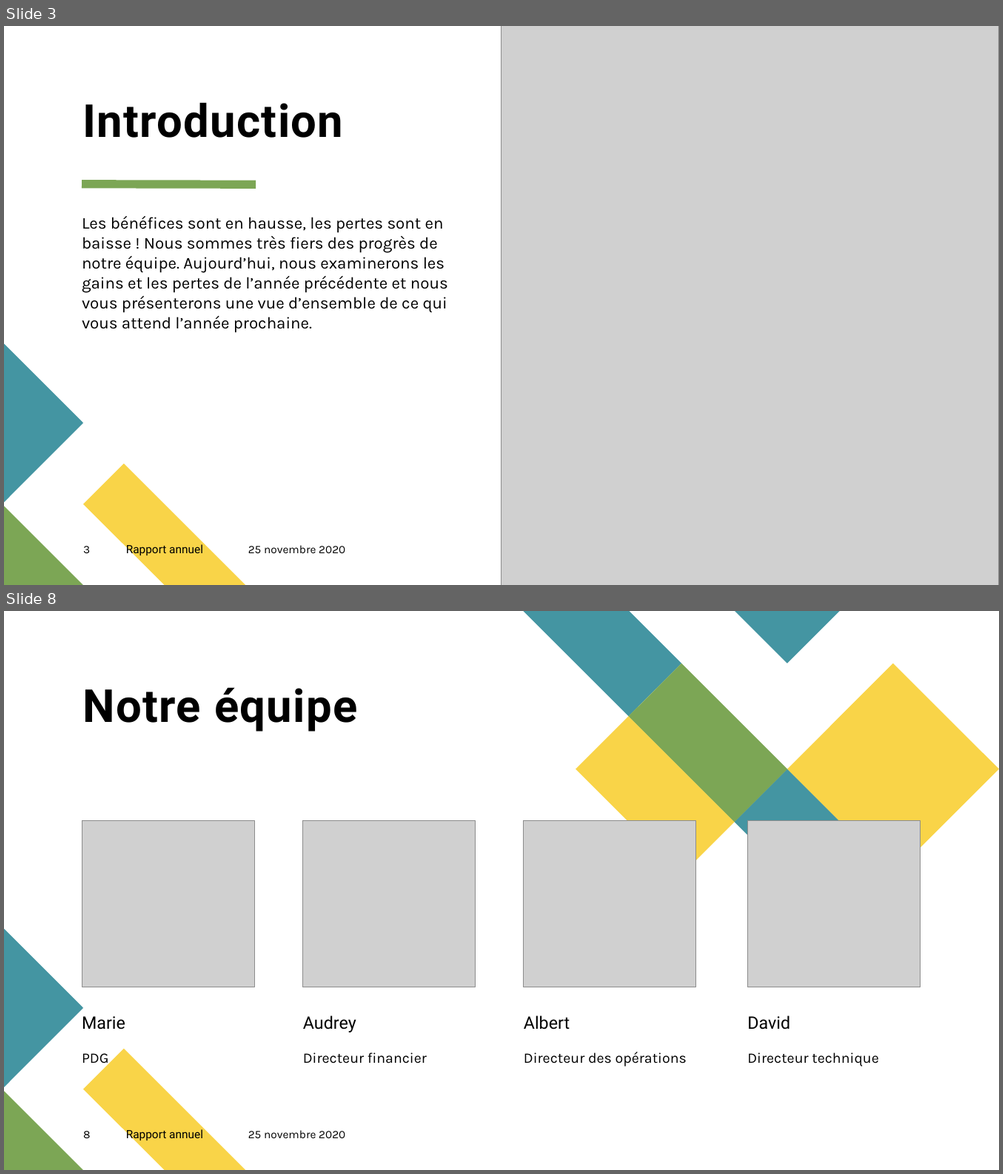
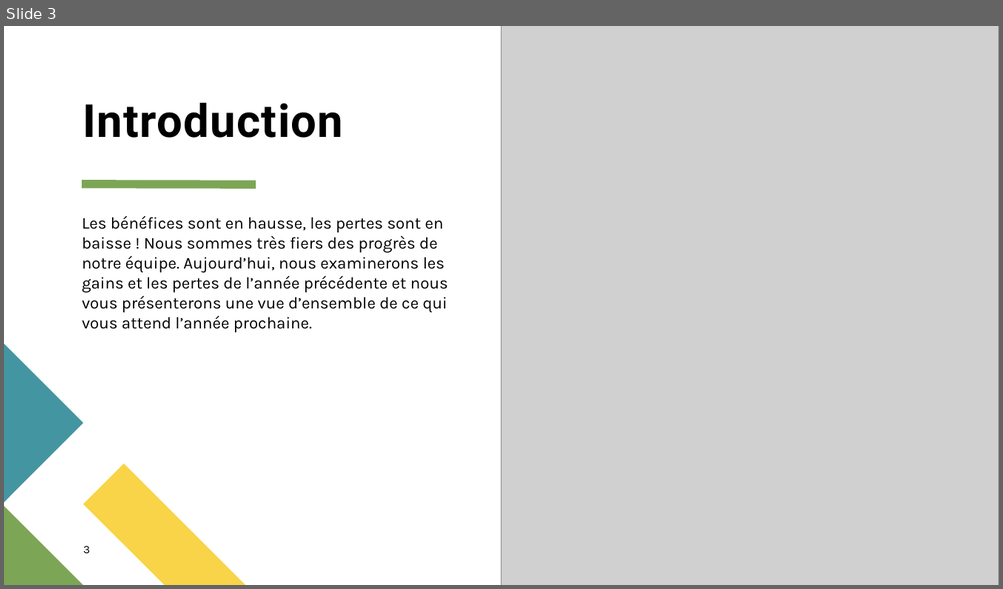
Before and after one commit to helmiri/INFO-F409-Exam_Project, a slide deck: doc/Slides.odp. Shown one above the other, each under a label of ours: slides 3 and 8 before the commit, slide 3 after it; the slides between them are not shown. The pictures are 1003x1174 and 1003x589 pixels, drawn with LibreOffice and Linux fonts; fonts in the diff are those of the drawing; grey boxes stand for pictures. Boxes give left, top, right and bottom in pixels: in the first picture for what was removed or moved away, otherwise in the second. Text is boxed around its words. In the diff, an @@ line names an element or a change of style, - is before the commit and + after.

```diff
--- a/doc/Slides.odp
+++ b/doc/Slides.odp
@@ slide 8 removed at [4, 611, 999, 1170], background #FFFFFF; not listed: 3 template elements that a slide beside it also shows @@
@@ group removed at [523, 611, 999, 875]: 5 freeform shapes @@
@@ title removed at [82, 687, 358, 732] @@
-Notre équipe
@@ line removed from (82, 769) to (256, 769) @@
@@ picture removed at [82, 820, 255, 987] @@
@@ picture removed at [302, 820, 475, 987] @@
@@ picture removed at [523, 820, 697, 987] @@
@@ picture removed at [747, 820, 920, 987] @@
@@ text removed at [82, 1017, 125, 1030] @@
-Marie
@@ text removed at [303, 1016, 356, 1033] @@
-Audrey
@@ text removed at [523, 1016, 569, 1030] @@
-Albert
@@ text removed at [747, 1016, 790, 1030] @@
-David
@@ text removed at [82, 1054, 108, 1068] @@
-PDG
@@ text removed at [303, 1053, 427, 1064] @@
-Directeur financier
@@ text removed at [523, 1052, 686, 1067] @@
-Directeur des opérations
@@ text removed at [747, 1053, 879, 1067] @@
-Directeur technique
@@ page number removed at [83, 1131, 90, 1139] @@
-8
@@ text removed at [126, 1130, 203, 1142] @@
-Rapport annuel
@@ text removed at [248, 1130, 345, 1139] @@
-25 novembre 2020
@@ slide 3 changed as well @@
@@ text removed at [126, 545, 203, 557] @@
-Rapport annuel
@@ text removed at [248, 545, 345, 554] @@
-25 novembre 2020
```
Also in this commit, not shown: 6 other slides changed, 5 other slides removed, 1 other file.
